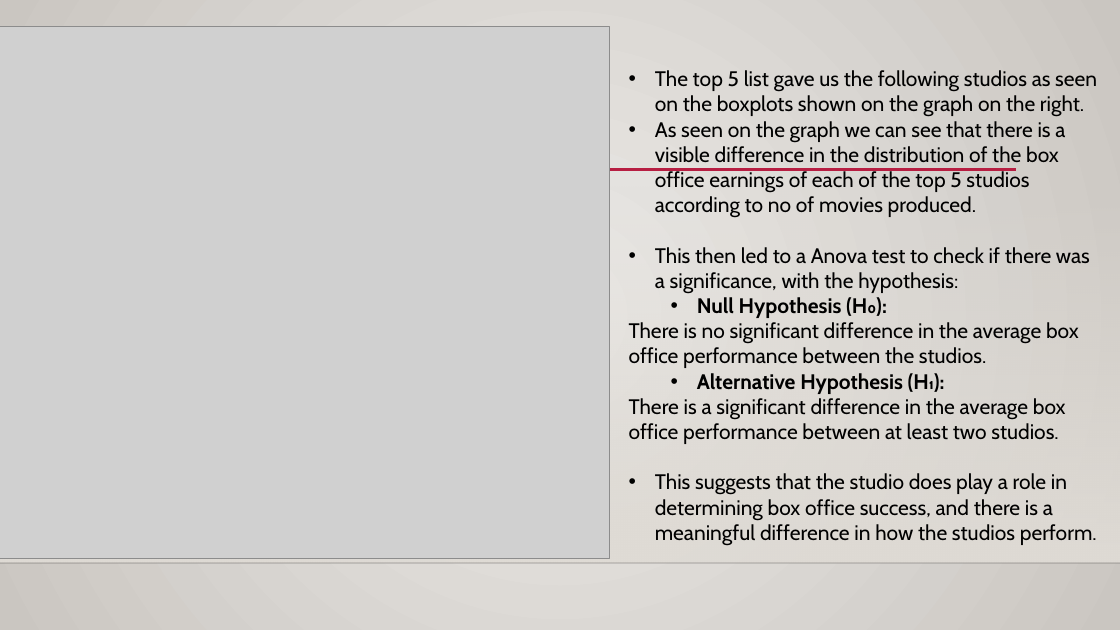
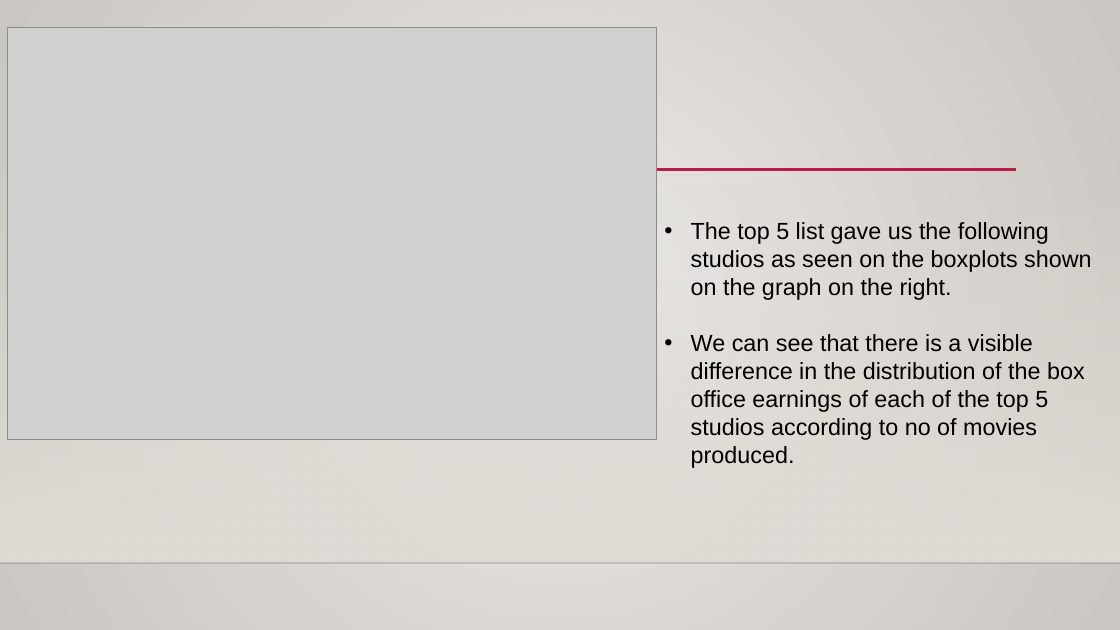
Before and after one commit to Abond1234/Dsc-Phase-2-project-2025, a slide deck: slide 9 of movie studio project.pptx (slide 8 before the commit). Drawn at 1120x630 pixels with LibreOffice and Linux fonts; fonts in the diff are those of the drawing; grey boxes stand for pictures; background and template pictures are left out. Boxes give left, top, right and bottom in pixels: in the first picture for what was removed or moved away, otherwise in the second. Text is boxed around its words. In the diff, an @@ line names an element or a change of style, - is before the commit and + after.

Commit message:
Update movie studio project presentation

```diff
--- a/movie studio project.pptx
+++ b/movie studio project.pptx
@@ picture resized from (x1=0, y1=27, x2=609, y2=559) to (x1=8, y1=28, x2=656, y2=439) @@
@@ text "The top 5 list gave ..." moved from (x1=629, y1=70, x2=1097, y2=546) to (x1=691, y1=222, x2=1091, y2=468) @@
@@ text at (x1=691, y1=222, x2=1091, y2=300): size 18 to 20 pt, font Cabin to Arial in "The top 5 list gave us the ..." @@
@@ text at (x1=691, y1=334, x2=1085, y2=468): text changed; size 18 to 20 pt; font Cabin to Arial @@
-• As seen on the graph we can see that there is a visible difference in the distribution of the box office earnings of each of the top 5 studios according to no of movies produced.
-• This then led to a Anova test to check if there was a significance, with the hypothesis:
-  • Null Hypothesis (H₀):
-There is no significant difference in the average box office performance between the studios.
-  • Alternative Hypothesis (H₁):
-There is a significant difference in the average box office performance between at least two studios.
-• This suggests that the studio does play a role in determining box office success, and there is a meaningful difference in how the studios perform.
+• We can see that there is a visible difference in the distribution of the box office earnings of each of the top 5 studios according to no of movies produced.
```
Also in this commit, not shown: 11 other slides changed, 9 slides added, 2 slides removed.
